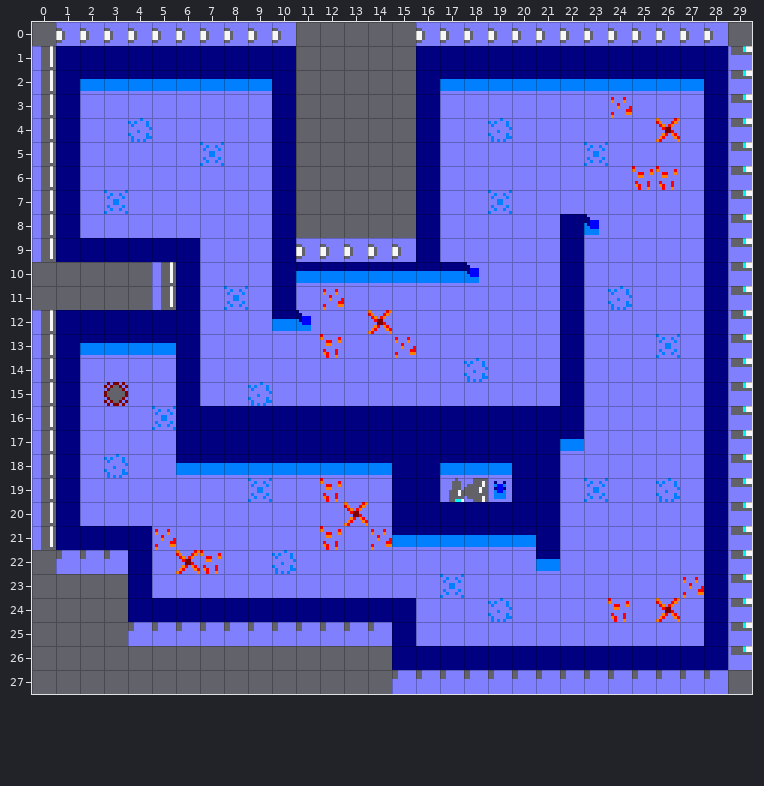
An edit to a level. Tiled map, splatun/assets/World1/Level10/Level10.tmx. That is the earlier state.
Cells are 8x8 px. Shown: x 0..29, y 0..27.
After the commit:
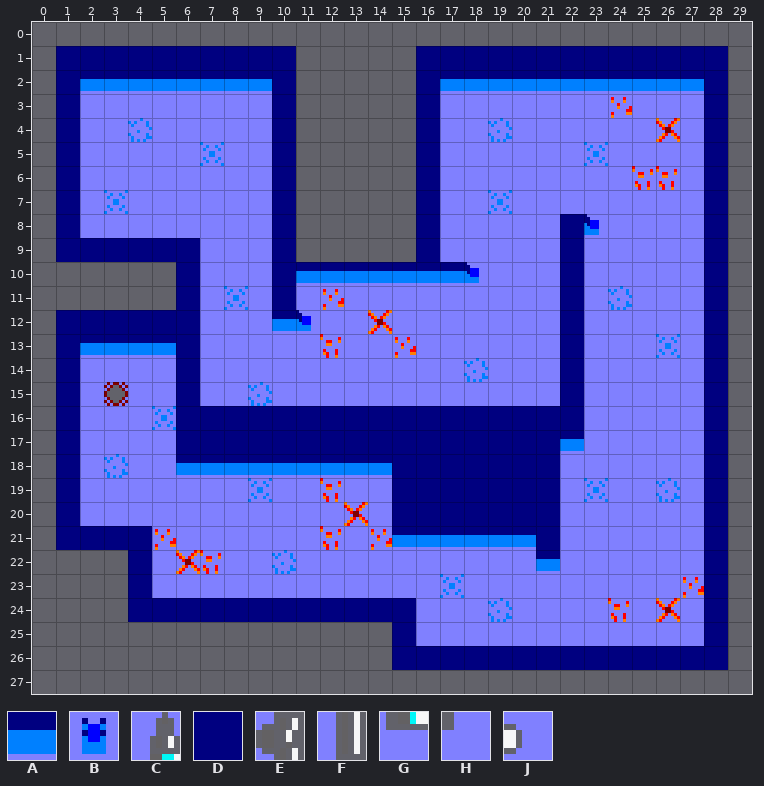
Key: from "Tileset": A 3, B 5, C 13, D 14, E 15, F 25, G 26, H 27, J 28.
_ is an empty cell.
Tiles replaced or removed in this view: A, B, C, E, F, G, H, J.
Diff:
Changed rows in their new state; . is an unchanged cell.
Layer "Tile Layer 1":
first column x 0:
 0 .__________....._____________.
 1 _............................_
 2 _............................_
 3 _............................_
 4 _............................_
 5 _............................_
 6 _............................_
 7 _............................_
 8 _............................_
 9 _.........._____............._
10 ....._......................._
11 ....._......................._
12 _............................_
13 _............................_
14 _............................_
15 _............................_
16 _............................_
17 _............................_
18 _................DDD........._
19 _................DDD........._
20 _............................_
21 _............................_
22 .___........................._
23 ............................._
24 ............................._
25 ....___________.............._
26 ............................._
27 ...............______________.
Boxes around the changes in both pictures, in picture pixels (x1, y1, x2, y2):
changed: (32, 22, 752, 694)
